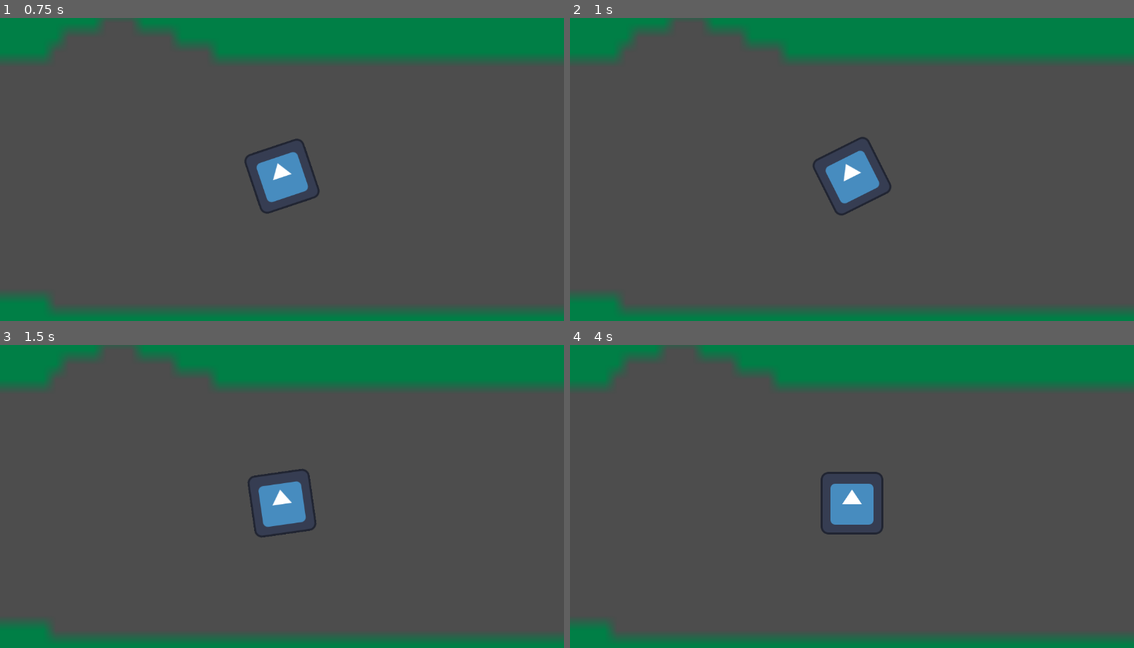
Above: before the commit, frames 1-4 (two rows, left to right).
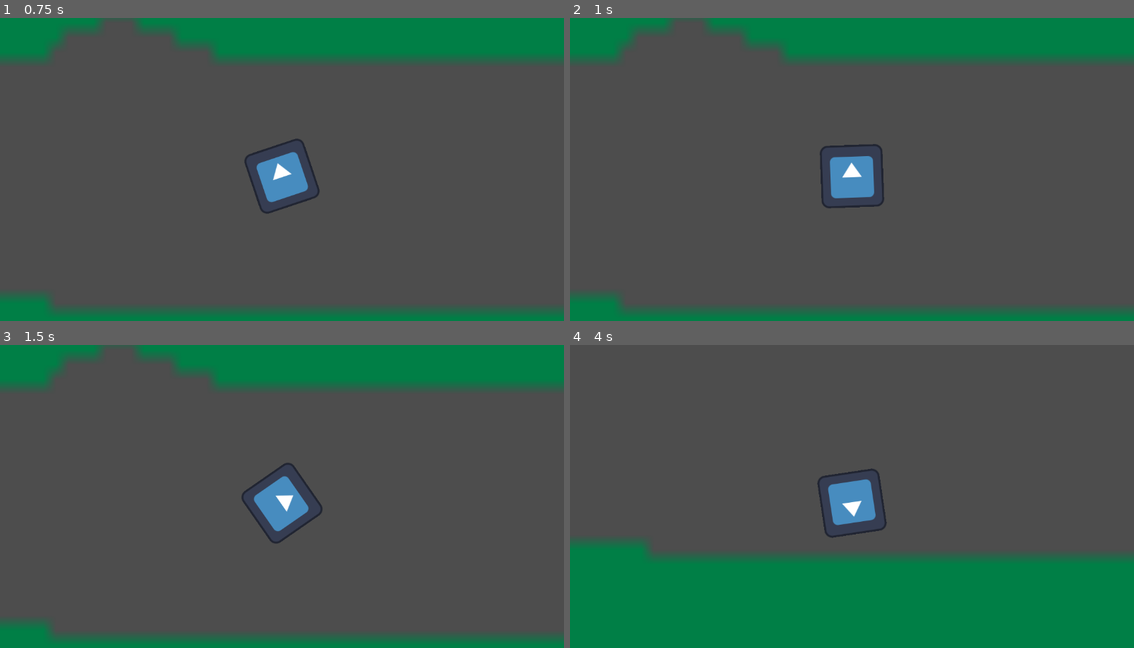
Above: after the commit, the same moments.

Repository: dudasaus/just-mouse-game
Game: Godot game, scene res://level.tscn
Two runs of this game, one before a commit and one after it. Both use one fixed random seed, a clock stepped at 60 frames per second and the inputs below. The engine's default icon, where the game draws it, is replaced by a stand-in: a white triangle on a blue panel in a dark square.
Inputs (mouse positions are in pixels of both pictures, inside the frame that each line leads up to):
- Up to frame 1 (0.75 s): tap Enter at 0.5 s; move the mouse to (406, 160) at 0.52 s; click (406, 160) at 0.6 s
- Up to frame 2 (1 s): right-click (976, 160) at 0.8 s
- Up to frame 3 (1.5 s): move the mouse to (169, 517) at 1.27 s; right-click (169, 517) at 1.35 s
- Up to frame 4 (4 s): tap Mouse wheel down (shoot_more) at 1.55, 2.1, 3.8 s; move the mouse to (908, 432) at 2.02 s; click (908, 432) at 2.3 s; move the mouse to (823, 566) at 2.77 s; click (823, 566) at 2.85 s; right-click (823, 566) at 3.05 s; move the mouse to (1021, 551) at 3.52 s; right-click (1021, 551) at 3.6 s

Frame 1 is identical in both runs. In frame 2, 0.8% of the frame differs, in the area x 43-57%, y 39-66%; in frame 3, 0.9%; in frame 4, 41%, in the area x 0-100%, y 0-98%.

Commit message:
dolphin racing controls

Diff:
--- a/character_body_2d.gd
+++ b/character_body_2d.gd
@@ -7,8 +7,8 @@
 var max_rotational_speed = 15.0
 
 var shoot_force: float = 0.0
-var shoot_force_change = 15.0
-var max_shoot_force = 1500.0
+var shoot_force_change = 45.0
+var max_shoot_force = 3000.0
 var min_shoot_force = 0.0
 # seconds to adjust shoot force
 var shoot_time_seconds = 1.5
@@ -28,28 +28,31 @@
 var mode = Mode.ROTATING
 
 func _physics_process(delta: float) -> void:
-	if mode == Mode.ROTATING:
-		if not Input.is_action_just_pressed("shoot_more"):
-			rotate_during_frame(delta)
-		else:
-			enter_shoot_mode()
-	elif mode == Mode.SHOOTING:
-		shoot_mode_frame(delta)
-	elif mode == Mode.ACTUALLY_MOVING:
-		actually_moving_mode_frame(delta)
+	rotate_during_frame(delta)
+	shoot_mode_frame(delta)
+	actually_moving_mode_frame(delta)
+	#if mode == Mode.ROTATING:
+		#if not Input.is_action_just_pressed("shoot_more"):
+			#rotate_during_frame(delta)
+		#else:
+			#enter_shoot_mode()
+	#elif mode == Mode.SHOOTING:
+		#shoot_mode_frame(delta)
+	#elif mode == Mode.ACTUALLY_MOVING:
+		#actually_moving_mode_frame(delta)
 
 func rotate_during_frame(delta: float):
 	var frame_rotate_accel = 0.0
 	if Input.is_action_just_pressed("rotate_right"):
 		if rotational_velocity < 0:
 			rotational_velocity = 0
-		else:
-			frame_rotate_accel += rotate_acceleration
+		#else:
+		frame_rotate_accel += rotate_acceleration
 	if Input.is_action_just_pressed("rotate_left"):
 		if rotational_velocity > 0:
 			rotational_velocity = 0
-		else:
-			frame_rotate_accel -= rotate_acceleration
+		#else:
+		frame_rotate_accel -= rotate_acceleration
 	if frame_rotate_accel != 0:
 		rotational_velocity += frame_rotate_accel
 	else:
